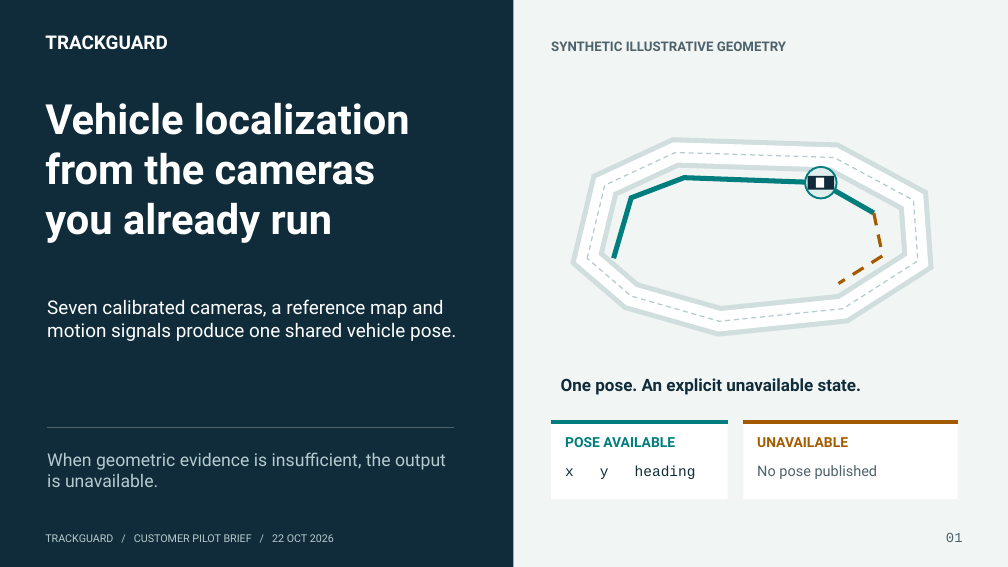
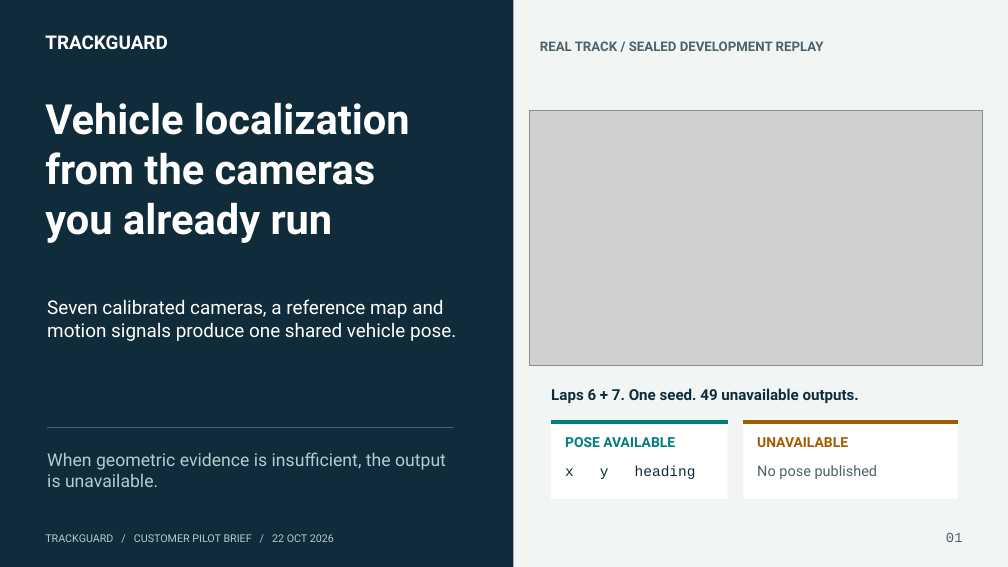
Before and after one commit to LivingPixel-pixel/trackguard-localization, a slide deck: slide 1 of slides/trackguard-pitch.pptx. Drawn at 1008x567 pixels with LibreOffice and Linux fonts; fonts in the diff are those of the drawing; grey boxes stand for pictures. Boxes give left, top, right and bottom in pixels: in the first picture for what was removed or moved away, otherwise in the second. Text is boxed around its words. In the diff, an @@ line names an element or a change of style, - is before the commit and + after.

Commit message:
Show real track replay with synchronized position and yaw errors

```diff
--- a/slides/trackguard-pitch.pptx
+++ b/slides/trackguard-pitch.pptx
@@ text at (x1=540, y1=41, x2=824, y2=51): text changed @@
-SYNTHETIC ILLUSTRATIVE GEOMETRY
+REAL TRACK / SEALED DEVELOPMENT REPLAY
@@ picture added at (x1=529, y1=110, x2=983, y2=366) @@
@@ freeform shape removed at (x1=588, y1=153, x2=919, y2=321) @@
@@ freeform shape removed at (x1=588, y1=153, x2=919, y2=321) @@
@@ freeform shape removed at (x1=588, y1=153, x2=919, y2=321) @@
@@ freeform shape removed at (x1=614, y1=178, x2=874, y2=259) @@
@@ ellipse removed at (x1=805, y1=167, x2=837, y2=199) @@
@@ rectangle removed at (x1=808, y1=176, x2=834, y2=190) @@
@@ rectangle removed at (x1=816, y1=178, x2=824, y2=188) @@
@@ freeform shape removed at (x1=839, y1=213, x2=882, y2=284) @@
@@ text at (x1=551, y1=388, x2=859, y2=403): text changed; size 16.2 to 14.4 pt @@
-One pose. An explicit unavailable state.
+Laps 6 + 7. One seed. 49 unavailable outputs.
```
Also in this commit, not shown: 1 other slide changed, 30 other files.
